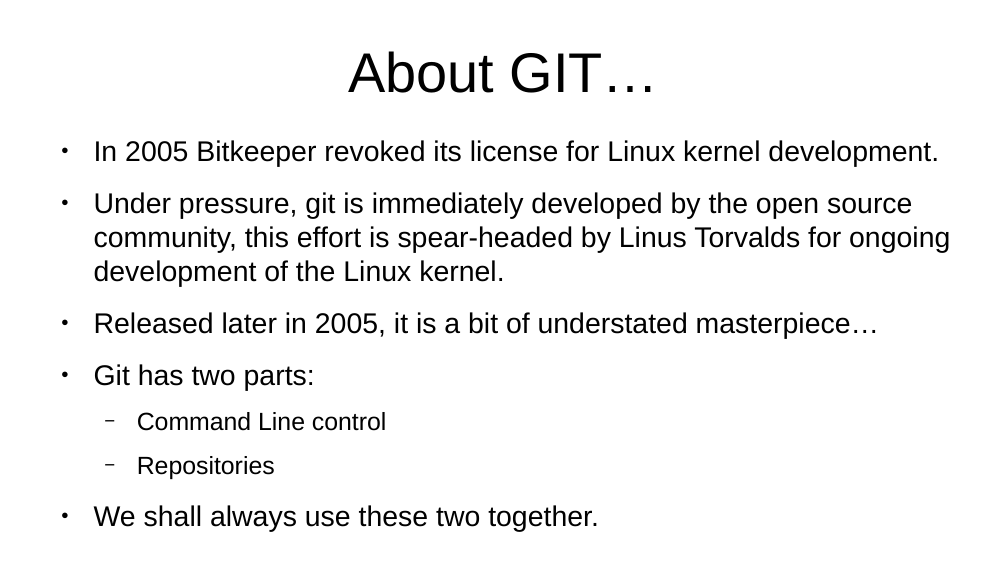
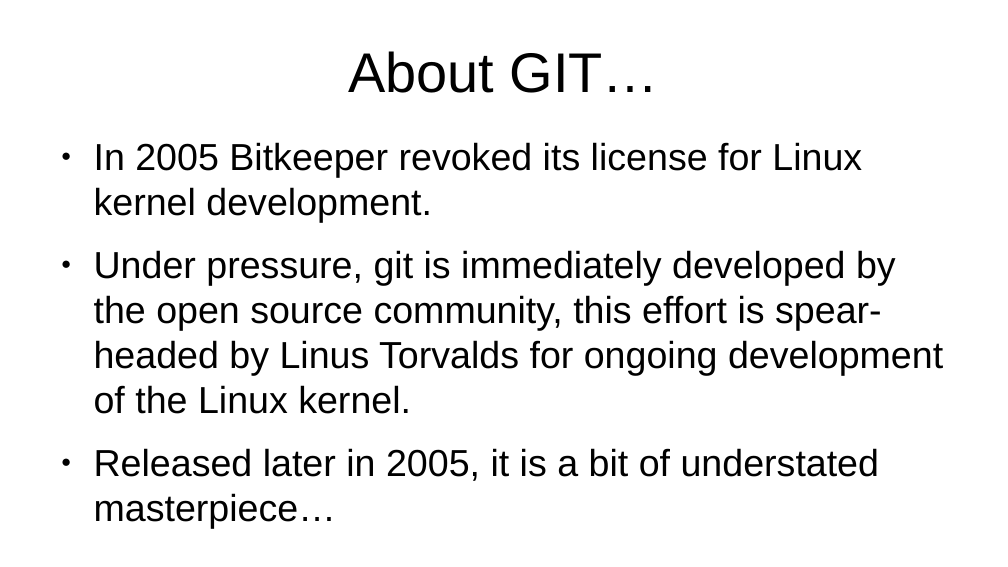
Before and after one commit to flintiii/TenStatementGit, a slide deck: slide 10 of vm_workshop_presentation.odp. Drawn at 1008x567 pixels with LibreOffice and Linux fonts; fonts in the diff are those of the drawing. Boxes give left, top, right and bottom in pixels: in the first picture for what was removed or moved away, otherwise in the second. Text is boxed around its words. In the diff, an @@ line names an element or a change of style, - is before the commit and + after.

```diff
--- a/vm_workshop_presentation.odp
+++ b/vm_workshop_presentation.odp
@@ text "In 2005 Bitkeeper revoked its ..." at (94, 142, 943, 481): size 22.4 to 29.6 pt @@
@@ text at (94, 364, 599, 531): paragraphs removed @@
-● Git has two parts:
-  − Command Line control
-  − Repositories
-● We shall always use these two together.
```
Also in this commit, not shown: 24 other slides changed, 2 slides added, 1 slide removed.
